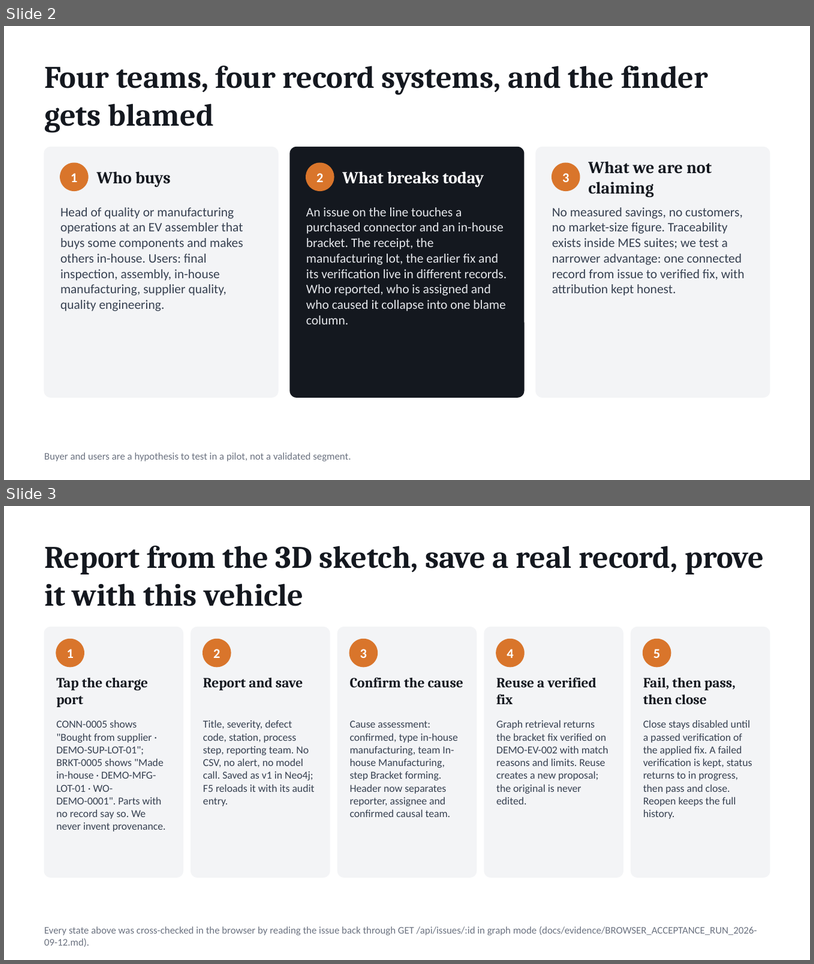
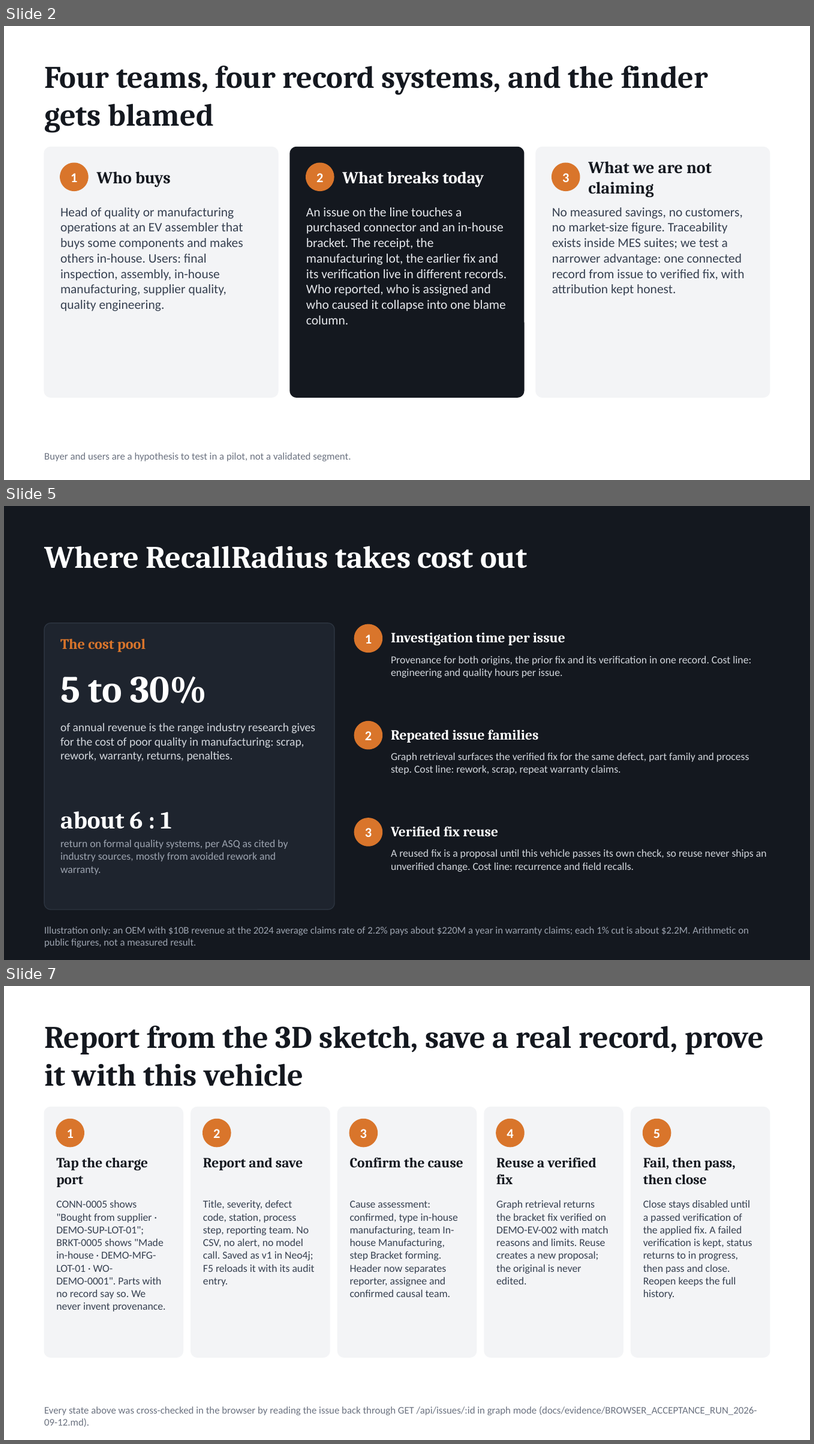
Before and after one commit to zubair480/belle-hackathon, a slide deck: docs/pitch/RecallRadius_Judge_Deck.pptx. Shown one above the other, each under a label of ours: slides 2 and 3 before the commit, slides 2, 5 and 7 after it; the slides between them are not shown. The pictures are 814x964 and 814x1444 pixels, drawn with LibreOffice and Linux fonts; fonts in the diff are those of the drawing. Boxes give left, top, right and bottom in pixels: in the first picture for what was removed or moved away, otherwise in the second. Text is boxed around its words. In the diff, an @@ line names an element or a change of style, - is before the commit and + after.

```diff
--- a/docs/pitch/RecallRadius_Judge_Deck.pptx
+++ b/docs/pitch/RecallRadius_Judge_Deck.pptx
@@ slide 5 added at (x1=4, y1=506, x2=810, y2=960), background #14181F @@
@@ text added at (x1=44, y1=546, x2=527, y2=568), 28 pt, text #FFFFFF, bold @@
+Where RecallRadius takes cost out
@@ rounded rectangle added at (x1=44, y1=623, x2=335, y2=909), fill #1E242E, outline #2C3440 0.75 pt @@
@@ ellipse added at (x1=355, y1=625, x2=382, y2=652), fill #D9752B, outline #D9752B 1 pt @@
@@ text added at (x1=60, y1=639, x2=146, y2=652), 13 pt, text #D9752B, bold @@
+The cost pool
@@ text added at (x1=365, y1=634, x2=372, y2=643), 12 pt, text #FFFFFF, bold @@
+1
@@ text added at (x1=391, y1=633, x2=566, y2=645), 12.5 pt, text #FFFFFF, bold @@
+Investigation time per issue
@@ text added at (x1=391, y1=655, x2=752, y2=678), 9.5 pt, text #D1D5DB @@
+Provenance for both origins, the prior fix and its verification in one record. Cost line: engineering and quality hours per issue.
@@ text added at (x1=60, y1=676, x2=207, y2=703), 34 pt, text #FFFFFF, bold @@
+5 to 30%
@@ ellipse added at (x1=355, y1=721, x2=382, y2=749), fill #D9752B, outline #D9752B 1 pt @@
@@ text added at (x1=60, y1=723, x2=315, y2=761), 10.5 pt, text #D1D5DB @@
+of annual revenue is the range industry research gives for the cost of poor quality in manufacturing: scrap, rework, warranty, returns, penalties.
@@ text added at (x1=365, y1=731, x2=372, y2=740), 12 pt, text #FFFFFF, bold @@
+2
@@ text added at (x1=391, y1=729, x2=539, y2=742), 12.5 pt, text #FFFFFF, bold @@
+Repeated issue families
@@ text added at (x1=391, y1=752, x2=750, y2=774), 9.5 pt, text #D1D5DB @@
+Graph retrieval surfaces the verified fix for the same defect, part family and process step. Cost line: rework, scrap, repeat warranty claims.
@@ text added at (x1=60, y1=811, x2=172, y2=829), 22 pt, text #FFFFFF, bold @@
+about 6 : 1
@@ ellipse added at (x1=355, y1=818, x2=382, y2=846), fill #D9752B, outline #D9752B 1 pt @@
@@ text added at (x1=365, y1=828, x2=372, y2=837), 12 pt, text #FFFFFF, bold @@
+3
@@ text added at (x1=391, y1=826, x2=498, y2=836), 12.5 pt, text #FFFFFF, bold @@
+Verified fix reuse
@@ text added at (x1=60, y1=840, x2=288, y2=874), 9.5 pt, text #9CA3AF @@
+return on formal quality systems, per ASQ as cited by industry sources, mostly from avoided rework and warranty.
@@ text added at (x1=391, y1=849, x2=767, y2=871), 9.5 pt, text #D1D5DB @@
+A reused fix is a proposal until this vehicle passes its own check, so reuse never ships an unverified change. Cost line: recurrence and field recalls.
@@ text added at (x1=44, y1=926, x2=749, y2=947), 9 pt, text #9CA3AF @@
+Illustration only: an OEM with $10B revenue at the 2024 average claims rate of 2.2% pays about $220M a year in warranty claims; each 1% cut is about $2.2M. Arithmetic on public figures, not a measured result.
@@ what was slide 3 is now slide 7 @@
```
Also in this commit, not shown: 3 other slides added, 10 other files.
